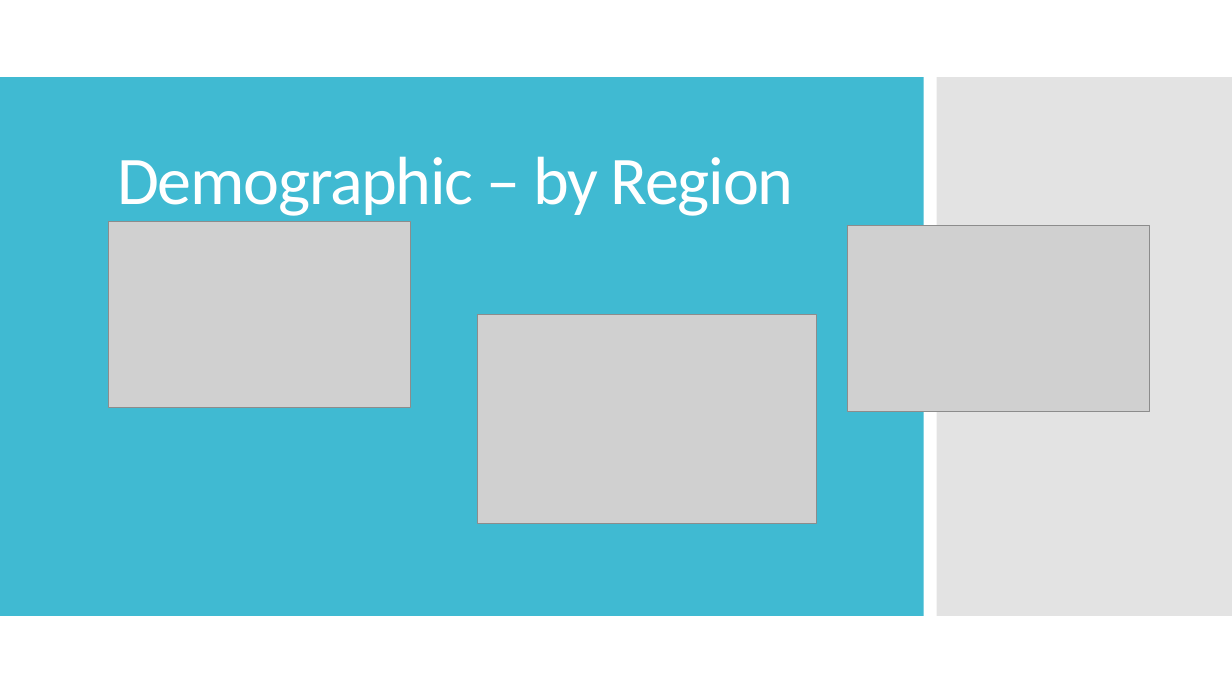
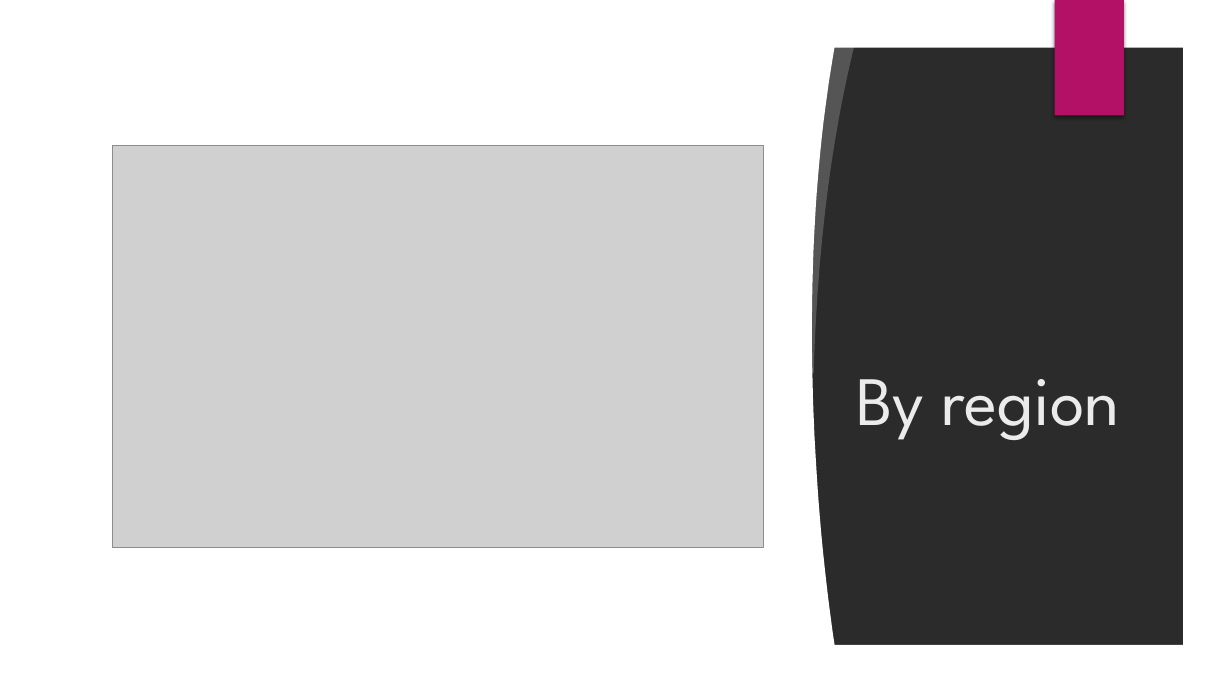
Before and after one commit to louiseshambrook/visit_scotland_final_project, a slide deck: slide 12 of presentation/visit_scotland_presentation.pptx. Drawn at 1232x693 pixels with LibreOffice and Linux fonts; fonts in the diff are those of the drawing; grey boxes stand for pictures; background and template pictures are left out; a plain dark background stands for a picture behind light text. Boxes give left, top, right and bottom in pixels: in the first picture for what was removed or moved away, otherwise in the second. Text is boxed around its words. In the diff, an @@ line names an element or a change of style, - is before the commit and + after.

```diff
--- a/presentation/visit_scotland_presentation.pptx
+++ b/presentation/visit_scotland_presentation.pptx
@@ background #FFFFFF to picture (left out) @@
@@ freeform shape added at (0, 0, 1232, 693), fill #FFFFFF @@
@@ rectangle added at (1055, 0, 1124, 116), fill #B31166 @@
@@ rectangle added at (43, 41, 728, 653), fill #FFFFFF @@
@@ freeform shape added at (709, 40, 836, 652), fill #FFFFFF @@
@@ freeform shape added at (784, 39, 855, 375), fill #FFFFFF at 20% opacity @@
@@ rectangle removed at (0, 77, 924, 616) @@
@@ rectangle removed at (937, 77, 1232, 616) @@
@@ picture: place and size @@
-picture at (478, 314, 817, 523)
+picture at (112, 145, 763, 547)
@@ picture removed at (108, 221, 410, 408) @@
@@ picture removed at (848, 226, 1150, 412) @@
@@ title at (856, 379, 1120, 440): text changed; size 53.1 to 54 pt; font Calibri to League Spartan; text colour #FFFFFF to #EBEBEB @@
-Demographic – by Region
+By region
```
Also in this commit, not shown: 9 other slides changed, 7 slides added, 7 slides removed, 1 other file.
